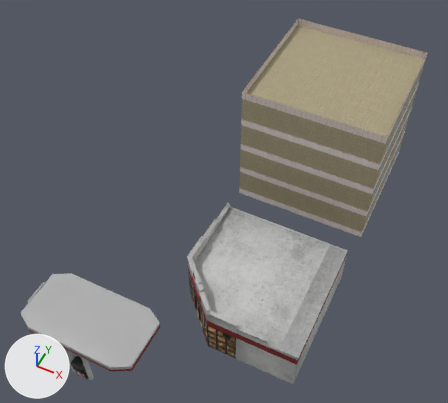
One commit to the Blender file Assets/Blends/gas station/gasstation.blend: the scene before it, then after it.
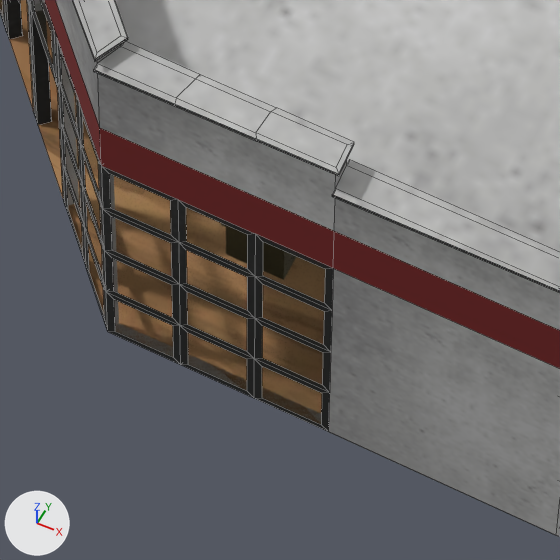
The first picture shows the older version from a 50 mm camera at (23.5, -37.0, 61.5) aimed at (2.0, 5.9, 7.9). The close-ups show the older and then the newer version on the part from 43% to 59% of the width and 76% to 93% of the height of that picture. Only the edits that show in the close-ups are written down. Every picture has the same lights, and +X, +Y and +Z are marked at lower left. The close-ups show mesh edges as thin lines.
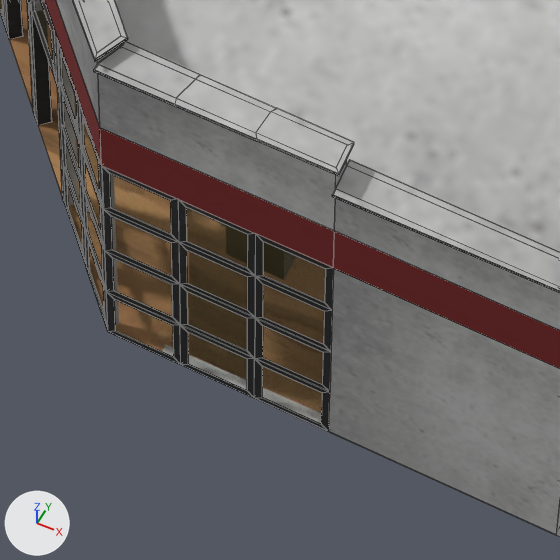
Diff of the bpy script that builds the scene:
```diff
--- a/Assets/Blends/gas station/gasstation.blend.py
+++ b/Assets/Blends/gas station/gasstation.blend.py
@@ ob_plane @@
 ob_plane.location = (9.05, 1.36, 2.69)
+_m = ob_plane.modifiers.new('Solidify', 'SOLIDIFY')
```

What differs and where, as boxes [x1, y1, x2, y2] in the close-ups (560 x 560 px):
'Plane', modifiers changed
    both: [0, 0, 560, 537]
